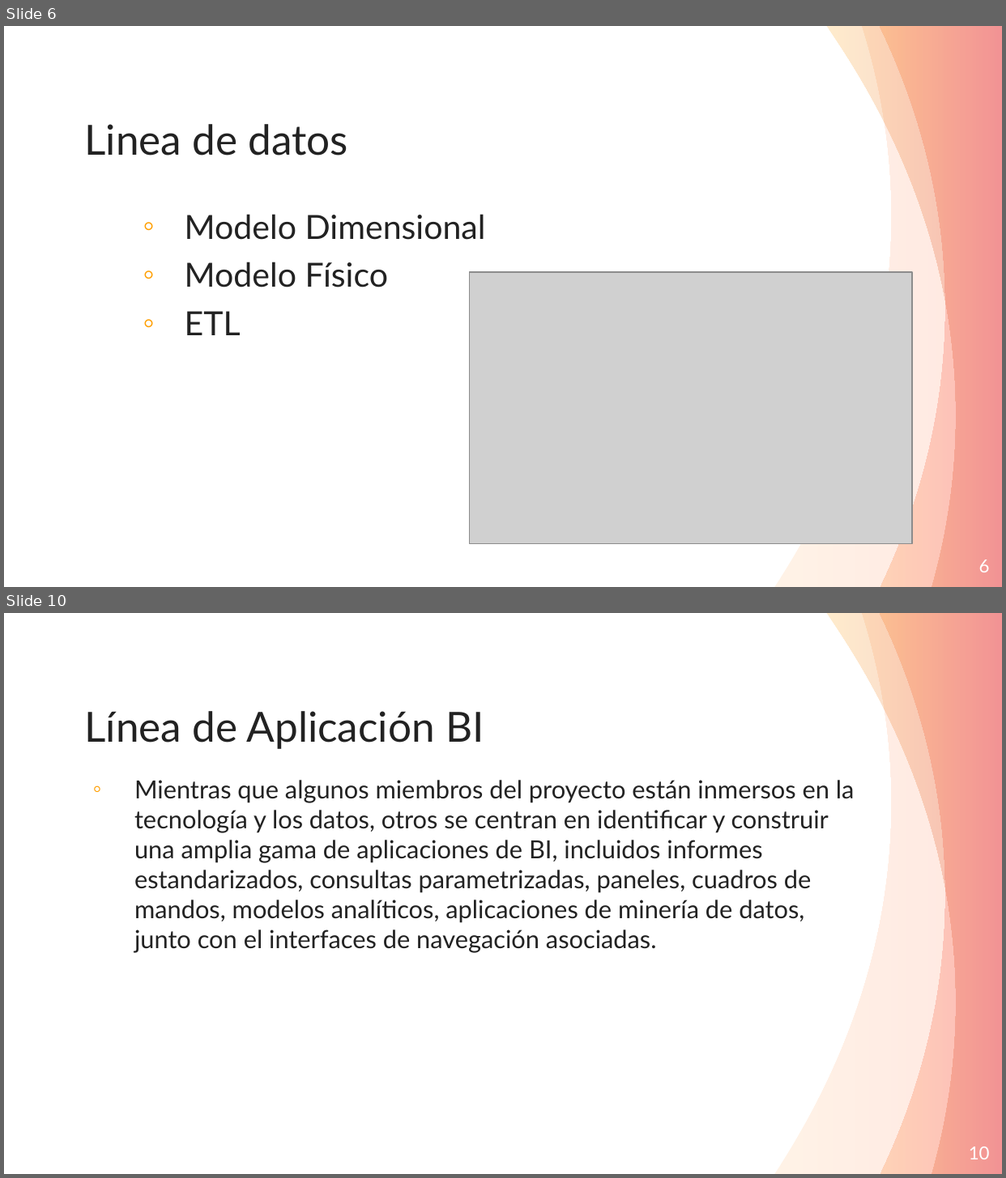
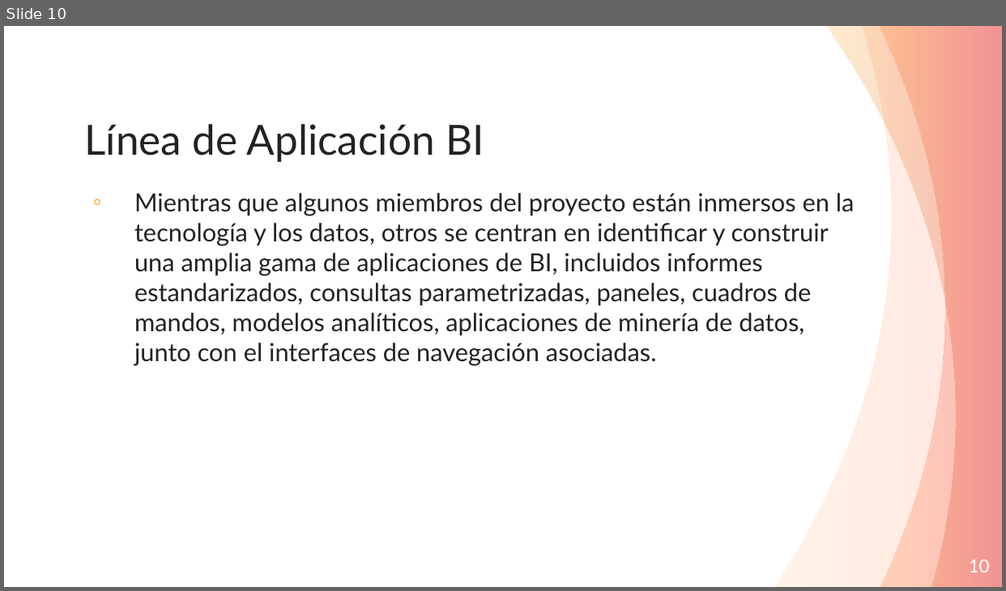
Before and after one commit to Andre-Reinoso/Inmon-vs-Kimball, a slide deck: Inmon-vs-Kimball.pptx. Shown one above the other, each under a label of ours: slides 6 and 10 before the commit, slide 10 after it; the slides between them are not shown. The pictures are 1006x1178 and 1006x591 pixels, drawn with LibreOffice and Linux fonts; fonts in the diff are those of the drawing; grey boxes stand for pictures. Boxes give left, top, right and bottom in pixels: in the first picture for what was removed or moved away, otherwise in the second. Text is boxed around its words. In the diff, an @@ line names an element or a change of style, - is before the commit and + after.

```diff
--- a/Inmon-vs-Kimball.pptx
+++ b/Inmon-vs-Kimball.pptx
@@ slide 6 removed at (x1=4, y1=26, x2=1002, y2=587), background #FFFFFF; not listed: 3 template elements that a slide beside it also shows @@
@@ title removed at (x1=84, y1=124, x2=347, y2=156) @@
-Linea de datos
@@ text removed at (x1=185, y1=214, x2=486, y2=335) @@
-  ◦ Modelo Dimensional
-  ◦ Modelo Físico
-  ◦ ETL
@@ picture removed at (x1=469, y1=272, x2=911, y2=545) @@
@@ page number removed at (x1=979, y1=560, x2=990, y2=573) @@
-6
```
Also in this commit, not shown: 3 slides changed, 2 slides added, 3 other files.
